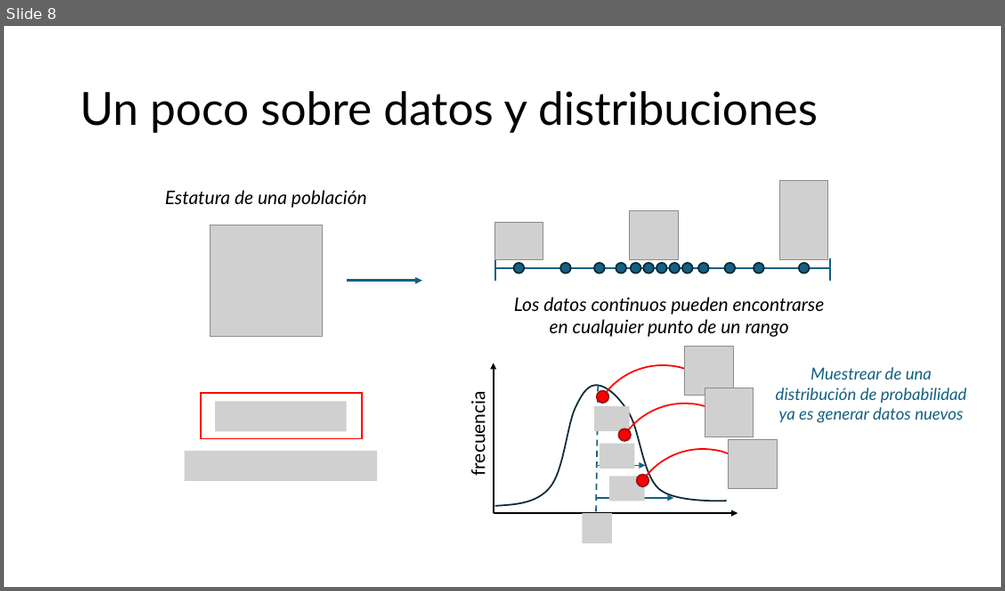
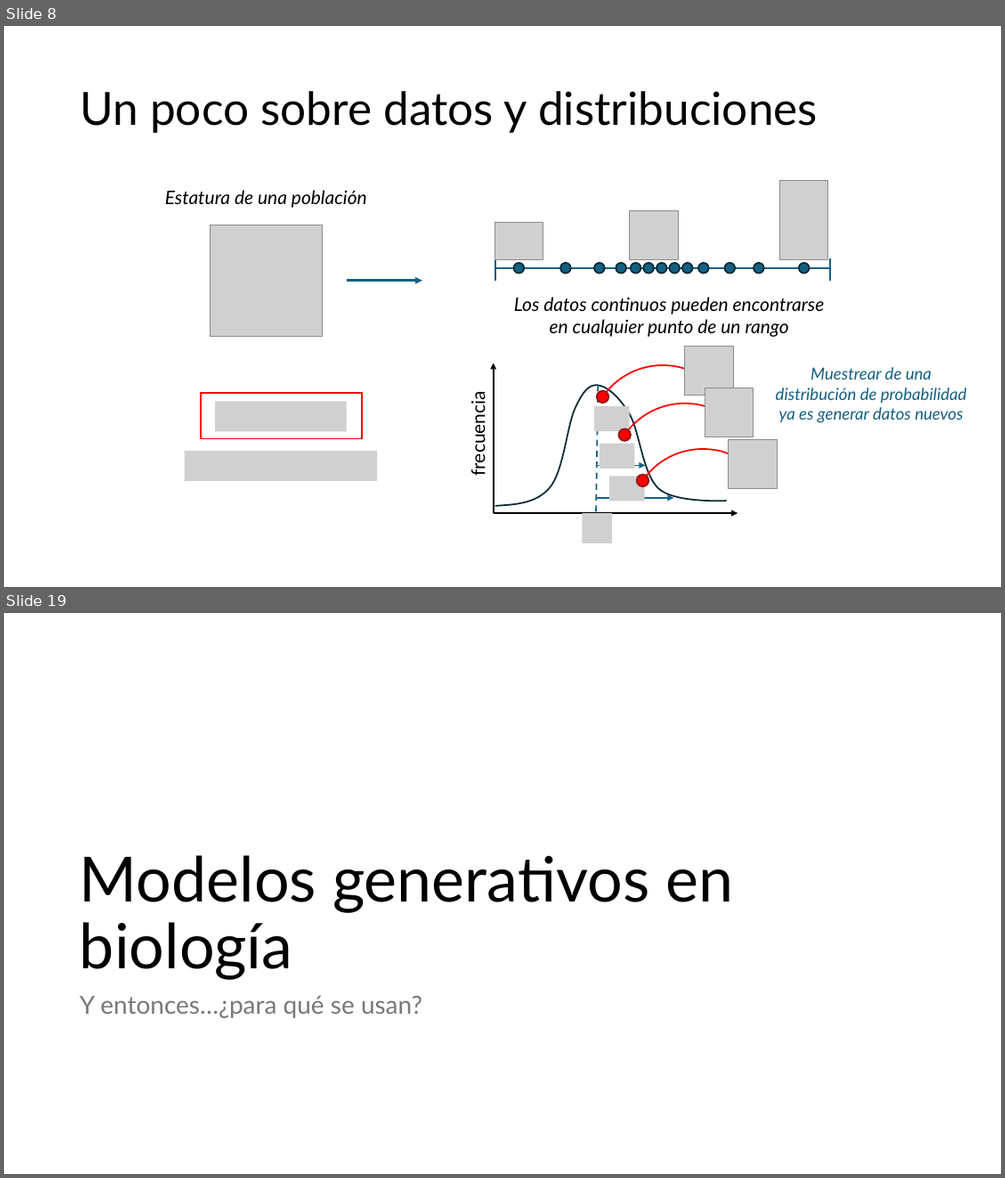
Before and after one commit to edircoli/taller-genbio, a slide deck: slides/byos_ppt.pptx. Shown one above the other, each under a label of ours: slide 8 before the commit, slides 8 and 19 after it; the slides between them are not shown. The pictures are 1005x591 and 1005x1178 pixels, drawn with LibreOffice and Linux fonts; fonts in the diff are those of the drawing; grey boxes stand for pictures. Boxes give left, top, right and bottom in pixels: in the first picture for what was removed or moved away, otherwise in the second. Text is boxed around its words. In the diff, an @@ line names an element or a change of style, - is before the commit and + after.

```diff
--- a/slides/byos_ppt.pptx
+++ b/slides/byos_ppt.pptx
@@ slide 19 added at <box>4,613,1001,1174</box>, background #FFFFFF @@
@@ title added at <box>80,855,733,980</box>, 60 pt, text #000000 @@
+Modelos generativos en biología
@@ text added at <box>80,996,422,1018</box>, 24 pt, text #797979 @@
+Y entonces…¿para qué se usan?
```
Also in this commit, not shown: 1 slide changed, 23 other slides added.
